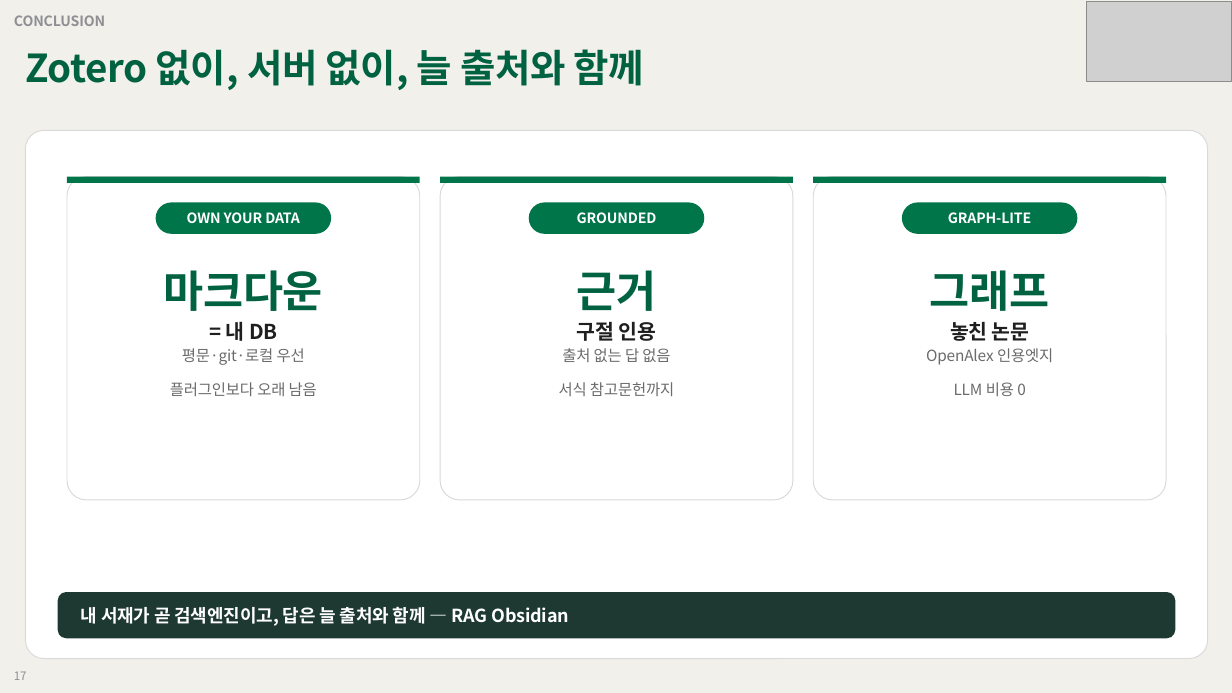
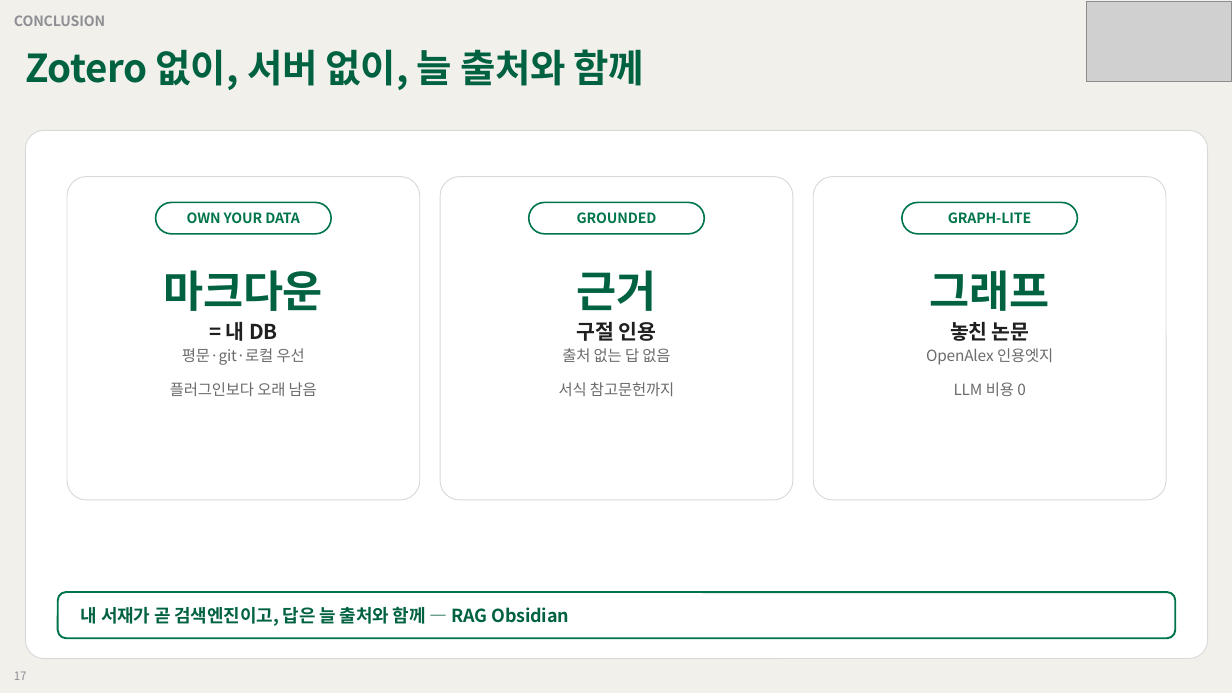
Before and after one commit to grotyx/rag-obsidian, a slide deck: slide 17 of presentation/rag_obsidian_deck.pptx. Drawn at 1232x693 pixels with LibreOffice and Linux fonts; fonts in the diff are those of the drawing; grey boxes stand for pictures. Boxes give left, top, right and bottom in pixels: in the first picture for what was removed or moved away, otherwise in the second. Text is boxed around its words. In the diff, an @@ line names an element or a change of style, - is before the commit and + after.

```diff
--- a/presentation/rag_obsidian_deck.pptx
+++ b/presentation/rag_obsidian_deck.pptx
@@ rectangle removed at (67, 177, 421, 183) @@
@@ rectangle removed at (440, 177, 793, 183) @@
@@ rectangle removed at (813, 177, 1166, 183) @@
@@ text colour #FFFFFF to #00754A in 3 elements at (187, 212, 300, 223), (577, 212, 657, 223), (948, 212, 1031, 223) @@
@@ fill #00754A to none; outline none to #00754A 1.25 pt in 3 elements at (155, 202, 331, 234), (529, 202, 704, 234), (902, 202, 1078, 234) @@
@@ rounded rectangle at (58, 592, 1176, 639): fill #1E3932 to none; outline none to #00754A 1.5 pt @@
@@ text "내 서재가 곧 검색엔진이고, 답은 ..." at (81, 607, 569, 626): text colour #FFFFFF to #006241 @@
```
Also in this commit, not shown: 13 other slides changed, 3 slides added, 1 slide removed, 5 other files.
